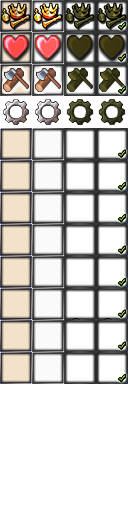
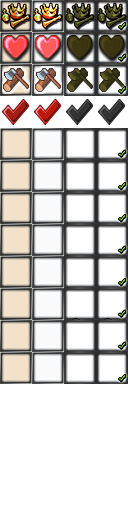
Layered file, before and after one edit (w=128, h=512). Changes by layer:
painted on "FG" over [2, 98, 126, 125]
added layer "Rules" above "Forester_Yellow" over [2, 98, 126, 125]
hid "Settings_Yellow" over [66, 98, 126, 125]
hid "Settings" over [2, 98, 126, 125]
painted on "Reputation" over [2, 98, 126, 125]
painted on "Honor" over [2, 98, 126, 125]
painted on "BG" over [2, 98, 126, 125]
